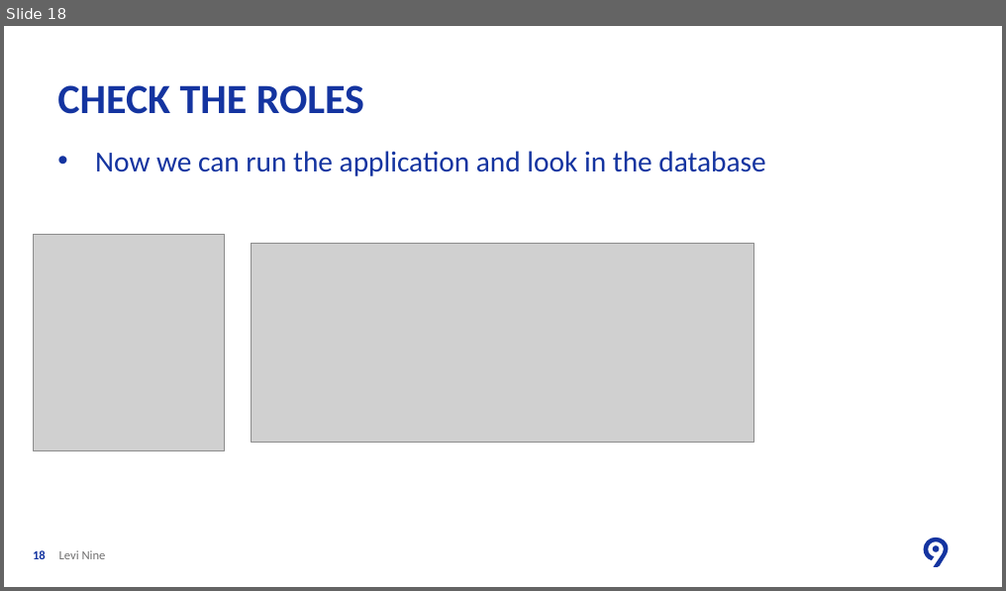
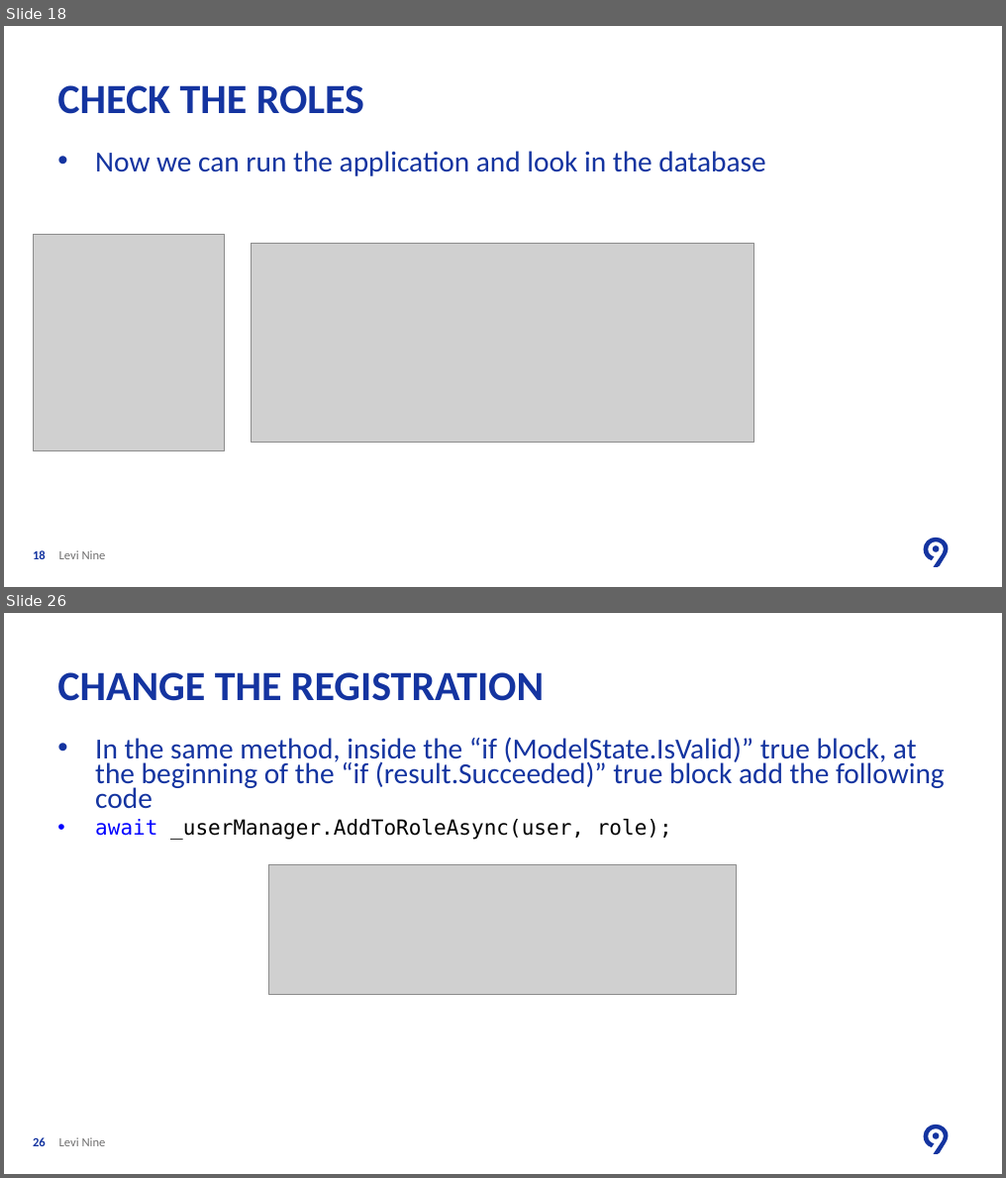
Before and after one commit to ancasturza/PracticaAC2018, a slide deck: PPT/L2/Lesson Two Create Web Application With Authentication.pptx. Shown one above the other, each under a label of ours: slide 18 before the commit, slides 18 and 26 after it; the slides between them are not shown. The pictures are 1006x591 and 1006x1178 pixels, drawn with LibreOffice and Linux fonts; fonts in the diff are those of the drawing; grey boxes stand for pictures; background and template pictures are left out. Boxes give left, top, right and bottom in pixels: in the first picture for what was removed or moved away, otherwise in the second. Text is boxed around its words. In the diff, an @@ line names an element or a change of style, - is before the commit and + after.

```diff
--- a/PPT/L2/Lesson Two Create Web Application With Authentication.pptx
+++ b/PPT/L2/Lesson Two Create Web Application With Authentication.pptx
@@ slide 26 added at box(4, 613, 1002, 1174), background #FFFFFF; not listed: 2 template elements that a slide beside it also shows @@
@@ title added at box(57, 672, 544, 701), 40 pt, text #1434A0, bold @@
+CHANGE THE REGISTRATION
@@ text added at box(95, 737, 944, 840), 28 pt, text #1434A0 @@
+• In the same method, inside the “if (ModelState.IsValid)” true block, at the beginning of the “if (result.Succeeded)” true block add the following code
+  • await _userManager.AddToRoleAsync(user, role);
@@ picture added at box(269, 865, 737, 995) @@
@@ page number added at box(33, 1138, 46, 1147), 12 pt, text #1434A0, bold @@
+26
@@ text added at box(59, 1138, 106, 1147), 12 pt, text #706F6F @@
+Levi Nine
```
Also in this commit, not shown: 10 other slides added, 5 other files.
